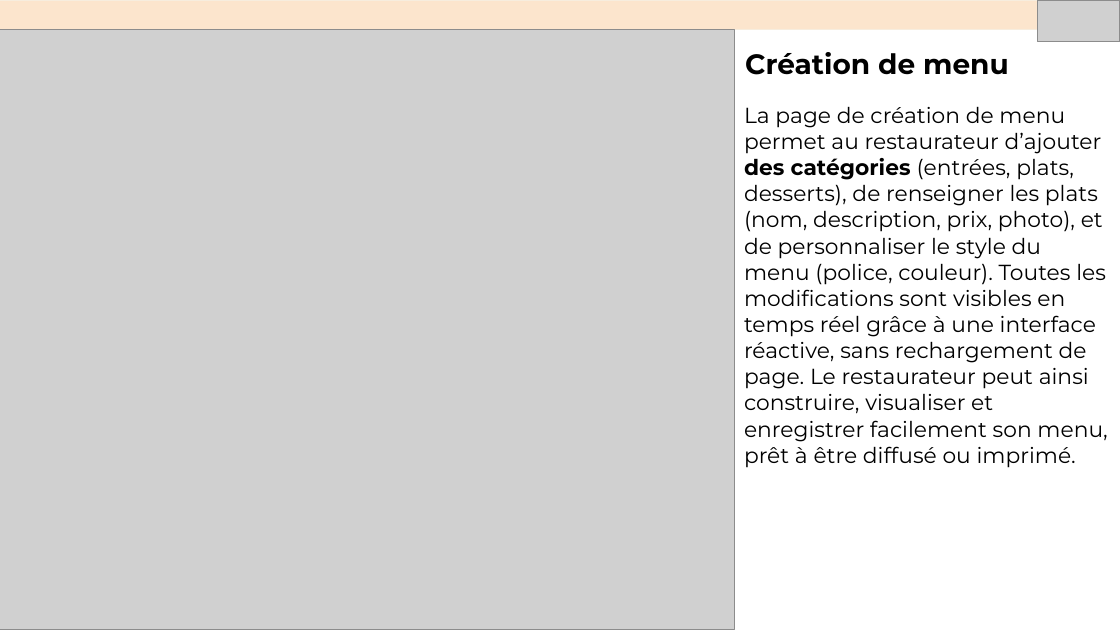
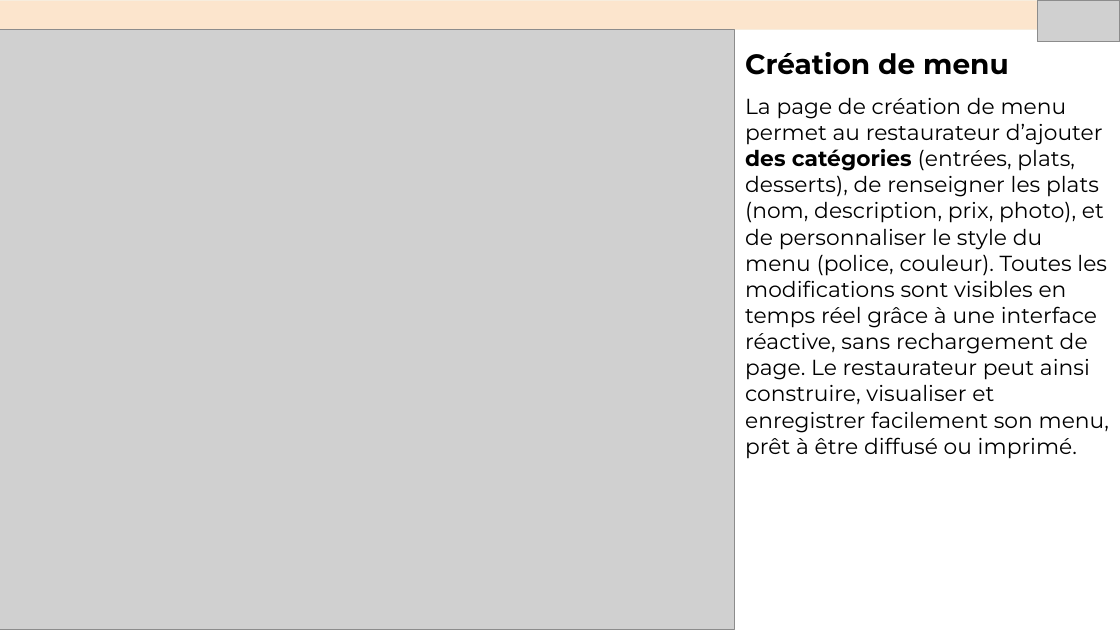
Before and after one commit to Mawabaca/P7-MenuMaker-V2, a slide deck: slide 7 of Présentation Menu Maker.pptx. Drawn at 1120x630 pixels with LibreOffice and Linux fonts; fonts in the diff are those of the drawing; grey boxes stand for pictures. Boxes give left, top, right and bottom in pixels: in the first picture for what was removed or moved away, otherwise in the second. Text is boxed around its words. In the diff, an @@ line names an element or a change of style, - is before the commit and + after.

```diff
--- a/Présentation Menu Maker.pptx
+++ b/Présentation Menu Maker.pptx
@@ text "La page de création de ...": place and size @@
-text "La page de création de ..." at bbox=[744, 106, 1107, 468]
+text "La page de création de ..." at bbox=[745, 97, 1109, 459]
```
Also in this commit, not shown: 3 other slides changed, 1 slide added, 4 slides removed.
